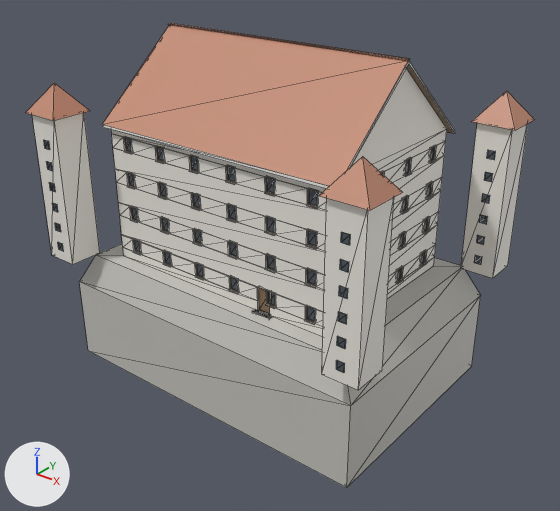
The glTF model app/assets/models/buildings/nordic_castle_4_l.glb: old version first, new version second.
Both versions are drawn from a camera (50 mm lens) standing at (41.6, -51.5, 35.6) and looking at (1.3, -1.1, 4.3). Every picture has the same lights, and +X, +Y and +Z are marked at lower left. The first picture is the older version. Mesh edges are drawn as thin lines. Vertices at exactly the same position are counted once.

The first picture shows 'nordic_castle_4_l'.
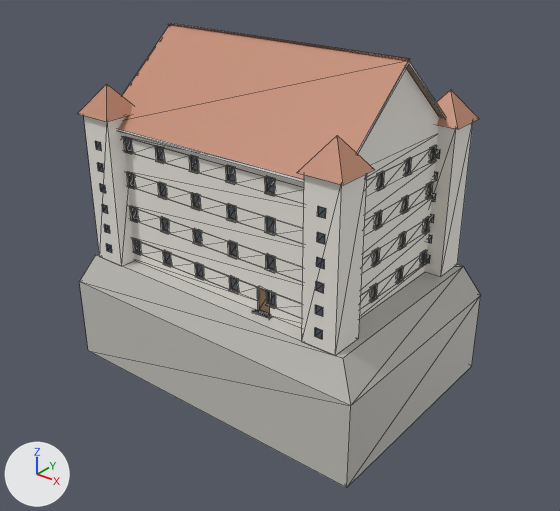
Diff of the bpy script that builds the scene:
```diff
--- a/app/assets/models/buildings/nordic_castle_4_l.glb.py
+++ b/app/assets/models/buildings/nordic_castle_4_l.glb.py
@@ me_nordic_castle_4_l @@
 # used by ob_nordic_castle_4_l; location = (0.0, 0.0, 0.0)
-me_nordic_castle_4_l.from_pydata(...)  # 2420 vertices, 2910 faces; spans x -18.0..18.0, y -13.0..13.0, z -8.0..23.6
+me_nordic_castle_4_l.from_pydata(...)  # 2420 vertices, 2910 faces; spans x -16.0..16.0, y -11.0..11.0, z -8.0..23.6
+# me_nordic_castle_4_l part 1: the loose piece of 8 vertices spanning x -16.3..-15.7, y -12.6, z 4.0..4.8 is moved by (3.8, 2.6, 0.0)
+# me_nordic_castle_4_l part 2: the loose piece of 8 vertices spanning x -16.3..-15.7, y -12.6, z 6.0..6.8 is moved by (3.8, 2.6, 0.0)
+# me_nordic_castle_4_l part 3: the loose piece of 8 vertices spanning x -16.3..-15.7, y -12.6, z 8.0..8.8 is moved by (3.8, 2.6, 0.0)
+# me_nordic_castle_4_l part 4: the loose piece of 8 vertices spanning x -16.3..-15.7, y -12.6, z 10.0..10.8 is moved by (3.8, 2.6, 0.0)
+# me_nordic_castle_4_l part 5: the loose piece of 8 vertices spanning x -16.3..-15.7, y -12.6, z 12.0..12.8 is moved by (3.8, 2.6, 0.0)
+# me_nordic_castle_4_l part 6: the loose piece of 8 vertices spanning x -16.3..-15.7, y -12.6, z 14.0..14.8 is moved by (3.8, 2.6, 0.0)
+# me_nordic_castle_4_l part 7: the loose piece of 8 vertices spanning x 15.7..16.3, y -12.6, z 4.0..4.8 is moved by (-3.8, 2.6, 0.0)
+# me_nordic_castle_4_l part 8: the loose piece of 8 vertices spanning x 15.7..16.3, y -12.6, z 6.0..6.8 is moved by (-3.8, 2.6, 0.0)
+# me_nordic_castle_4_l part 9: the loose piece of 8 vertices spanning x 15.7..16.3, y -12.6, z 8.0..8.8 is moved by (-3.8, 2.6, 0.0)
+# me_nordic_castle_4_l part 10: the loose piece of 8 vertices spanning x 15.7..16.3, y -12.6, z 10.0..10.8 is moved by (-3.8, 2.6, 0.0)
+# me_nordic_castle_4_l part 11: the loose piece of 8 vertices spanning x 15.7..16.3, y -12.6, z 12.0..12.8 is moved by (-3.8, 2.6, 0.0)
+# me_nordic_castle_4_l part 12: the loose piece of 8 vertices spanning x 15.7..16.3, y -12.6, z 14.0..14.8 is moved by (-3.8, 2.6, 0.0)
+# me_nordic_castle_4_l part 13: the loose piece of 8 vertices spanning x 15.7..16.3, y 9.4, z 4.0..4.8 is moved by (-3.8, -2.6, 0.0)
+# me_nordic_castle_4_l part 14: the loose piece of 8 vertices spanning x 15.7..16.3, y 9.4, z 6.0..6.8 is moved by (-3.8, -2.6, 0.0)
+# me_nordic_castle_4_l part 15: the loose piece of 8 vertices spanning x 15.7..16.3, y 9.4, z 8.0..8.8 is moved by (-3.8, -2.6, 0.0)
+# me_nordic_castle_4_l part 16: the loose piece of 8 vertices spanning x 15.7..16.3, y 9.4, z 10.0..10.8 is moved by (-3.8, -2.6, 0.0)
+# me_nordic_castle_4_l part 17: the loose piece of 8 vertices spanning x 15.7..16.3, y 9.4, z 12.0..12.8 is moved by (-3.8, -2.6, 0.0)
+# me_nordic_castle_4_l part 18: the loose piece of 8 vertices spanning x 15.7..16.3, y 9.4, z 14.0..14.8 is moved by (-3.8, -2.6, 0.0)
+# me_nordic_castle_4_l part 19: 26 of 2420 vertices moved; they spanned x -18.0..-14.0, y -13.0..13.0, z 3.0..19.6 and now span x -14.1..-10.2, y -10.3..10.3, z 3.0..19.6; mean shift (3.8, 0.0, 0.0); largest move (-17.6, -12.6, 3.0) -> (-13.8, -10.0, 3.0)
+# me_nordic_castle_4_l part 20: 26 of 2420 vertices moved; they spanned x 14.0..18.0, y -13.0..13.0, z 3.0..19.6 and now span x 10.2..14.1, y -10.3..10.3, z 3.0..19.6; mean shift (-3.8, 0.0, 0.0); largest move (17.6, -12.6, 3.0) -> (13.8, -10.0, 3.0)
+# other edits to the shape of me_nordic_castle_4_l do not show in these pictures
 me_nordic_castle_4_l.materials.append(mat_castle_stone)
```

Pixel boxes (x1, y1, x2, y2) of what changed, in the pictures (560 x 511 px; the box of a moved part takes in the faces that stretch with it):
'nordic_castle_4_l', reshaped (21% narrower): before (26, 23, 534, 488); after (78, 23, 481, 488)
part 1 of me_nordic_castle_4_l, moved or reshaped: before (58, 242, 63, 251); after (106, 244, 112, 253)
part 2 of me_nordic_castle_4_l, moved or reshaped: before (55, 223, 61, 232); after (104, 224, 110, 233)
part 3 of me_nordic_castle_4_l, moved or reshaped: before (52, 203, 58, 212); after (102, 204, 108, 214)
part 4 of me_nordic_castle_4_l, moved or reshaped: before (49, 182, 55, 192); after (100, 184, 106, 193)
part 5 of me_nordic_castle_4_l, moved or reshaped: before (47, 162, 52, 171); after (98, 163, 103, 172)
part 6 of me_nordic_castle_4_l, moved or reshaped: before (44, 140, 49, 149); after (95, 141, 101, 151)
part 7 of me_nordic_castle_4_l, moved or reshaped: before (336, 360, 345, 372); after (315, 328, 322, 339)
part 8 of me_nordic_castle_4_l, moved or reshaped: before (337, 336, 346, 349); after (315, 305, 323, 316)
part 9 of me_nordic_castle_4_l, moved or reshaped: before (338, 311, 347, 324); after (316, 281, 324, 293)
part 10 of me_nordic_castle_4_l, moved or reshaped: before (339, 286, 348, 298); after (316, 257, 324, 269)
part 11 of me_nordic_castle_4_l, moved or reshaped: before (340, 259, 349, 272); after (317, 232, 325, 244)
part 12 of me_nordic_castle_4_l, moved or reshaped: before (341, 232, 350, 245); after (317, 206, 326, 218)
part 13 of me_nordic_castle_4_l, moved or reshaped: before (474, 255, 482, 265); after (424, 255, 430, 263)
part 14 of me_nordic_castle_4_l, moved or reshaped: before (477, 235, 485, 245); after (428, 235, 432, 243)
part 15 of me_nordic_castle_4_l, moved or reshaped: before (479, 215, 487, 224); after (428, 214, 434, 223)
part 16 of me_nordic_castle_4_l, moved or reshaped: before (482, 194, 490, 203); after (430, 193, 436, 202)
part 17 of me_nordic_castle_4_l, moved or reshaped: before (484, 172, 493, 182); after (434, 171, 438, 180)
part 18 of me_nordic_castle_4_l, moved or reshaped: before (487, 150, 495, 160); after (434, 149, 440, 158)
part 19 of me_nordic_castle_4_l, moved or reshaped: before (26, 83, 100, 264); after (78, 84, 135, 266)
part 20 of me_nordic_castle_4_l, moved or reshaped: before (319, 91, 534, 390); after (297, 90, 479, 356)
